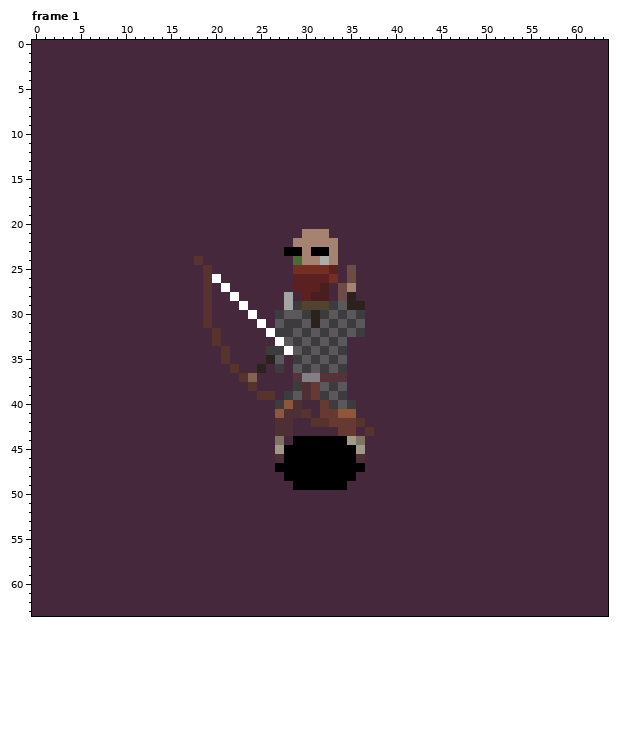
Edited in one commit: pixel-art file (assets/aseprite/human/human_melee_ranged_bow_attack.ase). The first picture shows the starting point.
64x64 pixels, 6 frames. Shown: frame 1. The commit also changed other frames, which this record leaves out.
New version:
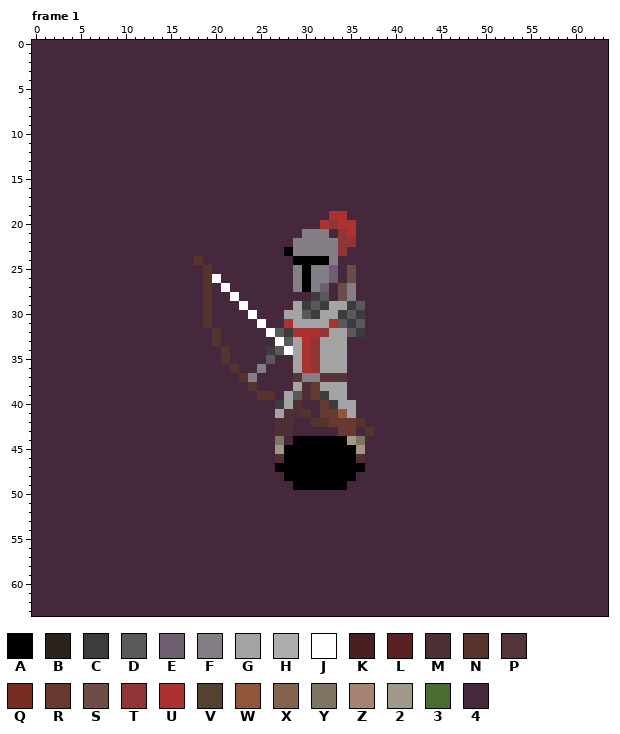
Palette (. is transparent): A #000000  B #2b211d  C #3c3b3d  D #5a585b  E #6f5e70  F #847e87  G #a4a4a4  H #adadad  J #ffffff  K #491e1e  L #5b2121  M #4e2f33  N #56342d  P #563239  Q #752e21  R #663931  S #6c4c46  T #8f3535  U #ac3232  V #52422f  W #8f563b  X #836250  Y #7d7562  Z #a58370  2 #a09988  3 #4a6c32  4 #45283c
Log entry: Human bow attack animation done + death animation almost finished
What changed:
{"change": "layer \"back (arms)/back_arms/jackets/chainmail\" now hidden"}
{"change": "layer \"back (arms)/back_arms/gloves\" now shown"}
{"change": "layer \"body/armor\" now shown"}
{"change": "layer \"head/face mask\" now hidden"}
{"change": "layer \"head/headwear/helmet\" now shown"}
{"change": "layer \"front (arms)/front_arms/jacket/chainmail\" now hidden"}
{"change": "layer \"front (arms)/front_arms/arms_outer\" now shown"}
{"change": "layer \"front (arms)/front_arms/gloves\" now shown"}
{"where": "frame 1"}
{"frame":1,"y":19,"x":33,"old":"44","new":"UU"}
{"frame":1,"y":20,"x":32,"old":"4444","new":"UTUU"}
{"frame":1,"y":21,"x":30,"old":"ZZZ","new":"FFF"}
{"frame":1,"y":21,"x":34,"old":"44","new":"TU"}
{"frame":1,"y":22,"x":29,"old":"ZZZZZ44","new":"FFFFFTT"}
{"frame":1,"y":23,"x":29,"old":"AZAAZ4","new":"FFFFFT"}
{"frame":1,"y":24,"x":29,"old":"3ZZHZ","new":"AAAAF"}
{"frame":1,"y":25,"x":29,"old":"QQQQL","new":"FAFFE"}
{"frame":1,"y":26,"x":29,"old":"LLLLQ","new":"FAFFE"}
{"frame":1,"y":27,"x":29,"old":"LLLK","new":"FAFE"}
{"frame":1,"y":27,"x":35,"old":"Z","new":"F"}
{"frame":1,"y":28,"x":28,"old":"G","new":"4"}
{"frame":1,"y":28,"x":30,"old":"LKK","new":"4CD"}
{"frame":1,"y":28,"x":35,"old":"B","new":"F"}
{"frame":1,"y":29,"x":28,"old":"GCVVVCDBB","new":"4GCDCGGCD"}
{"frame":1,"y":30,"x":27,"old":"CDDCBCD","new":"4GGDCGG"}
{"frame":1,"y":31,"x":27,"old":"DCCDBDC","new":"4UGGGGU"}
{"frame":1,"y":32,"x":27,"old":"C","new":"D"}
{"frame":1,"y":32,"x":29,"old":"DCDCDC","new":"UUUTGG"}
{"frame":1,"y":33,"x":29,"old":"CDCDCD","new":"GUTGGG"}
{"frame":1,"y":34,"x":27,"old":"C","new":"D"}
{"frame":1,"y":34,"x":29,"old":"DCDCDC","new":"GUTGGG"}
{"frame":1,"y":35,"x":26,"old":"BD","new":"D4"}
{"frame":1,"y":35,"x":29,"old":"CDCDCD","new":"GUTGGG"}
{"frame":1,"y":36,"x":25,"old":"B","new":"F"}
{"frame":1,"y":36,"x":27,"old":"C","new":"4"}
{"frame":1,"y":36,"x":29,"old":"DCDCDC","new":"GUTGGG"}
{"frame":1,"y":37,"x":24,"old":"X","new":"F"}
{"frame":1,"y":38,"x":29,"old":"C","new":"G"}
{"frame":1,"y":38,"x":32,"old":"DCD","new":"GGG"}
{"frame":1,"y":39,"x":28,"old":"C","new":"G"}
{"frame":1,"y":39,"x":33,"old":"DC","new":"GG"}
{"frame":1,"y":40,"x":28,"old":"W","new":"G"}
{"frame":1,"y":40,"x":34,"old":"DC","new":"GG"}
{"frame":1,"y":41,"x":27,"old":"W","new":"G"}
{"frame":1,"y":41,"x":35,"old":"W","new":"G"}
